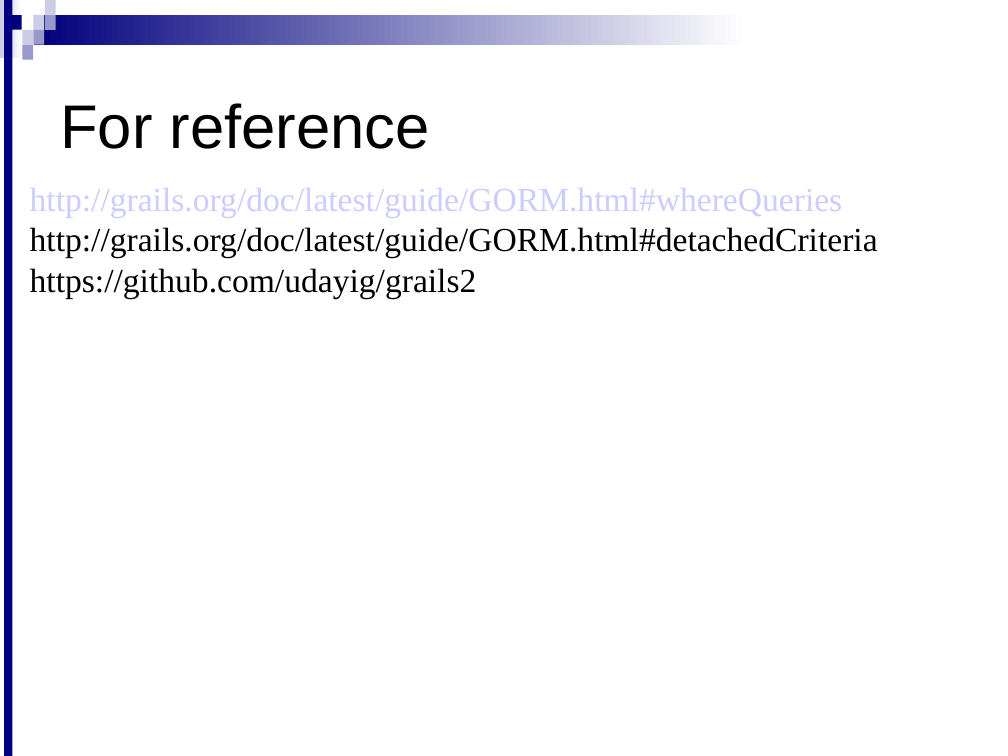
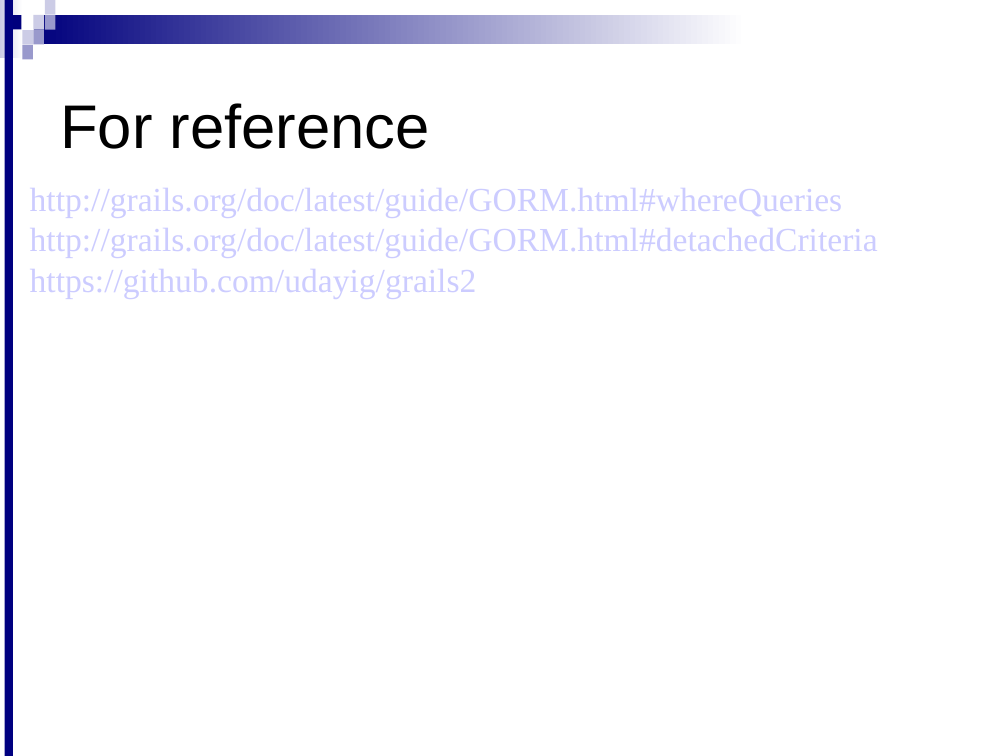
Before and after one commit to meudaypratap/grails2, a slide deck: slide 8 of Grails 2.0 Detached Criteria.ppt (slide 9 before the commit). Drawn at 1008x756 pixels with LibreOffice and Linux fonts; fonts in the diff are those of the drawing; background and template pictures are left out. Boxes give left, top, right and bottom in pixels: in the first picture for what was removed or moved away, otherwise in the second. Text is boxed around its words. In the diff, an @@ line names an element or a change of style, - is before the commit and + after.

Commit message:
Updated PPT

```diff
--- a/Grails 2.0 Detached Criteria.ppt
+++ b/Grails 2.0 Detached Criteria.ppt
@@ text at [30, 228, 878, 298]: text colour #000000 to #CCCCFF in "http://grails.org/doc/latest/guide/GORM.html#detachedCriteri ...", "https://github.com/udayig/grails2" @@
```
Also in this commit, not shown: 3 other slides changed, 1 slide removed.
